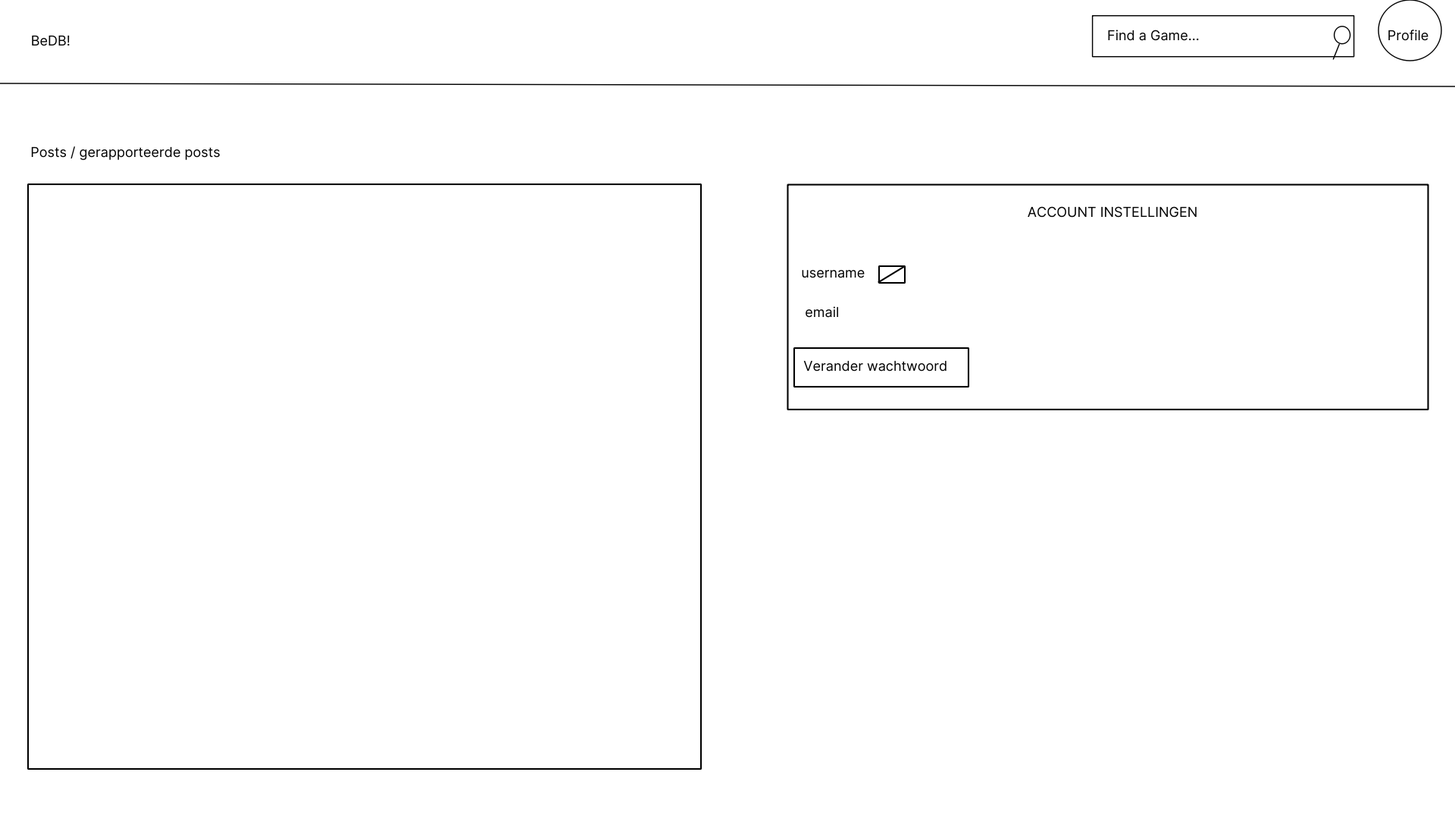
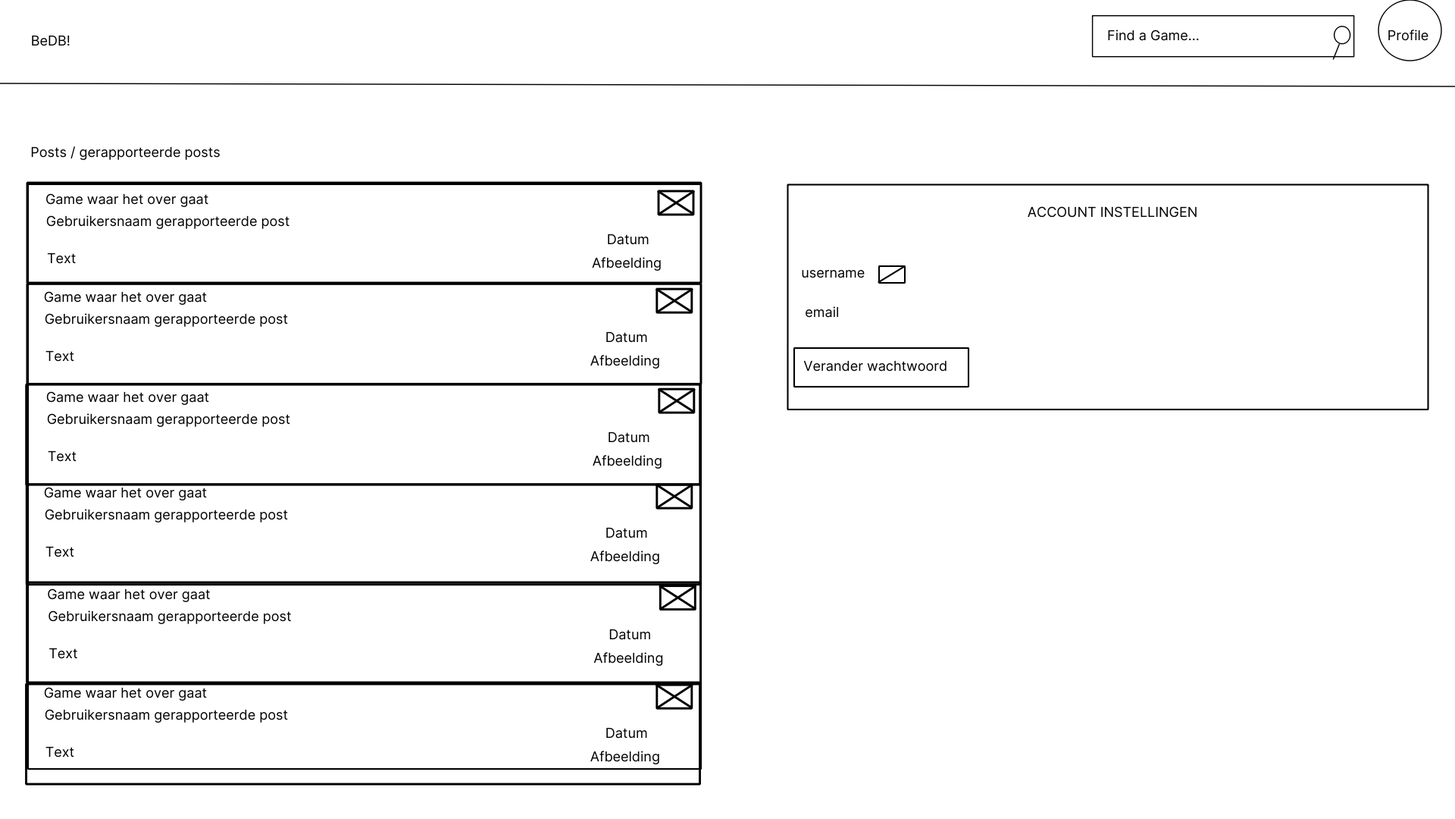
Revision of a layered 1455 × 819 image; what changed, layer by layer:
pixels changed over (x1=25, y1=181, x2=703, y2=786) (layer not identified)
